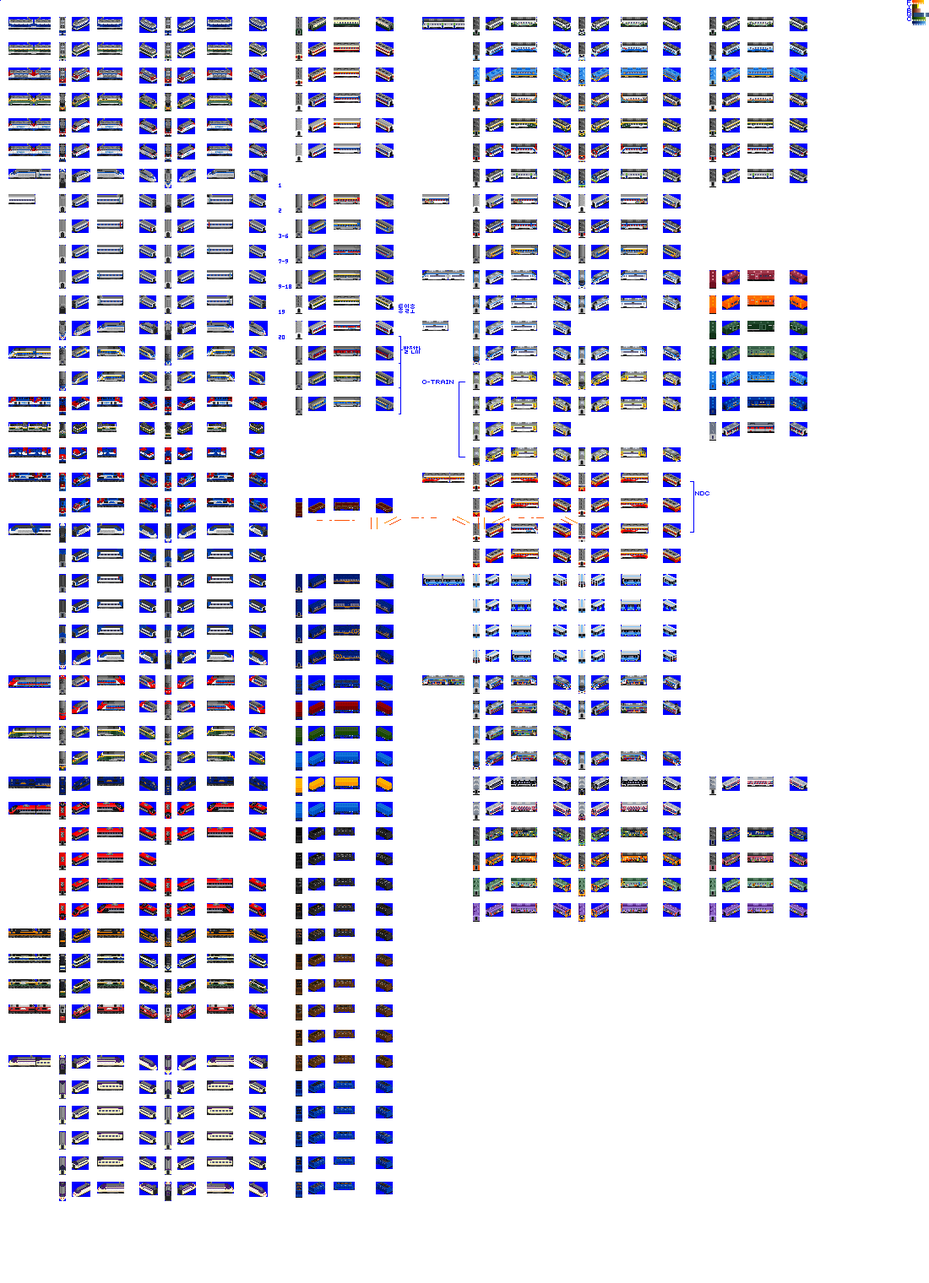
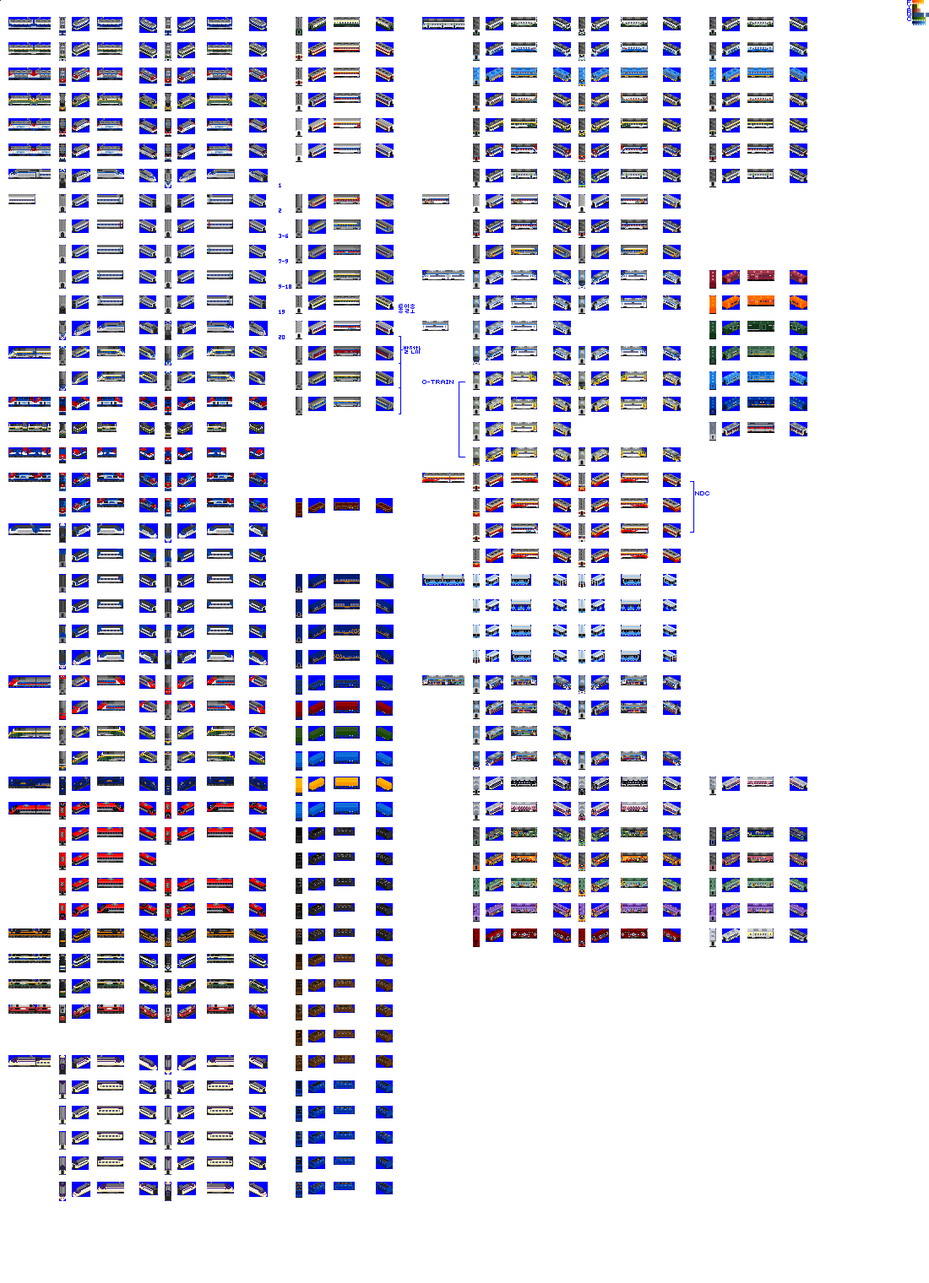
Layered file, before and after one edit (929 x 1283). Changes by layer:
added layer "바다열차 신도색" above "Forbidden colours" over bbox(472, 928, 807, 948)
hid "Forbidden colours" (2nd of 2) over bbox(316, 516, 578, 530)
